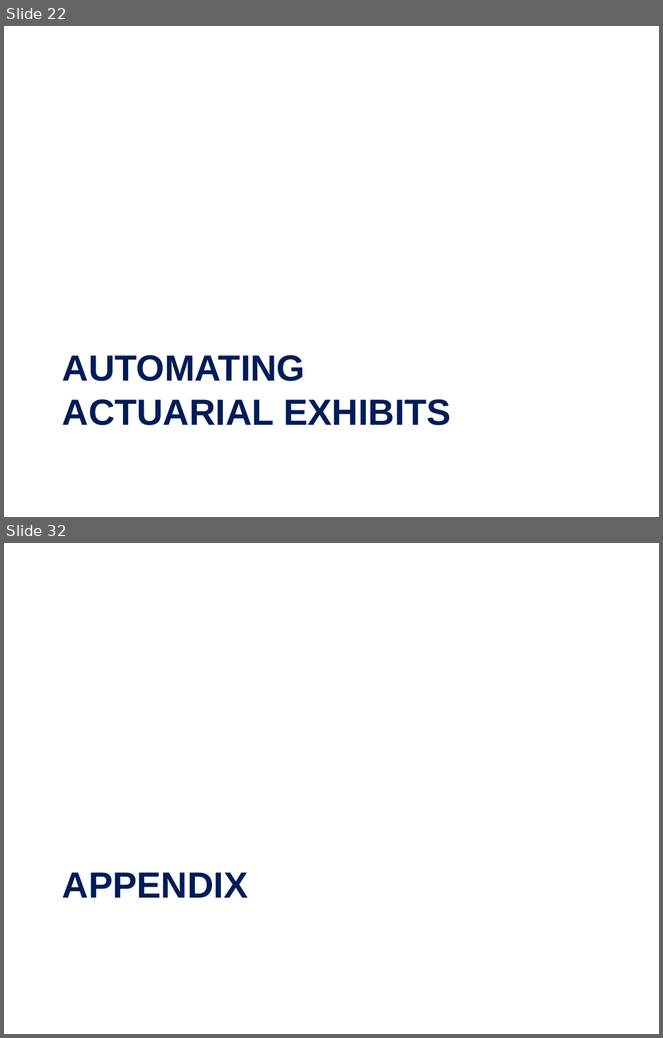
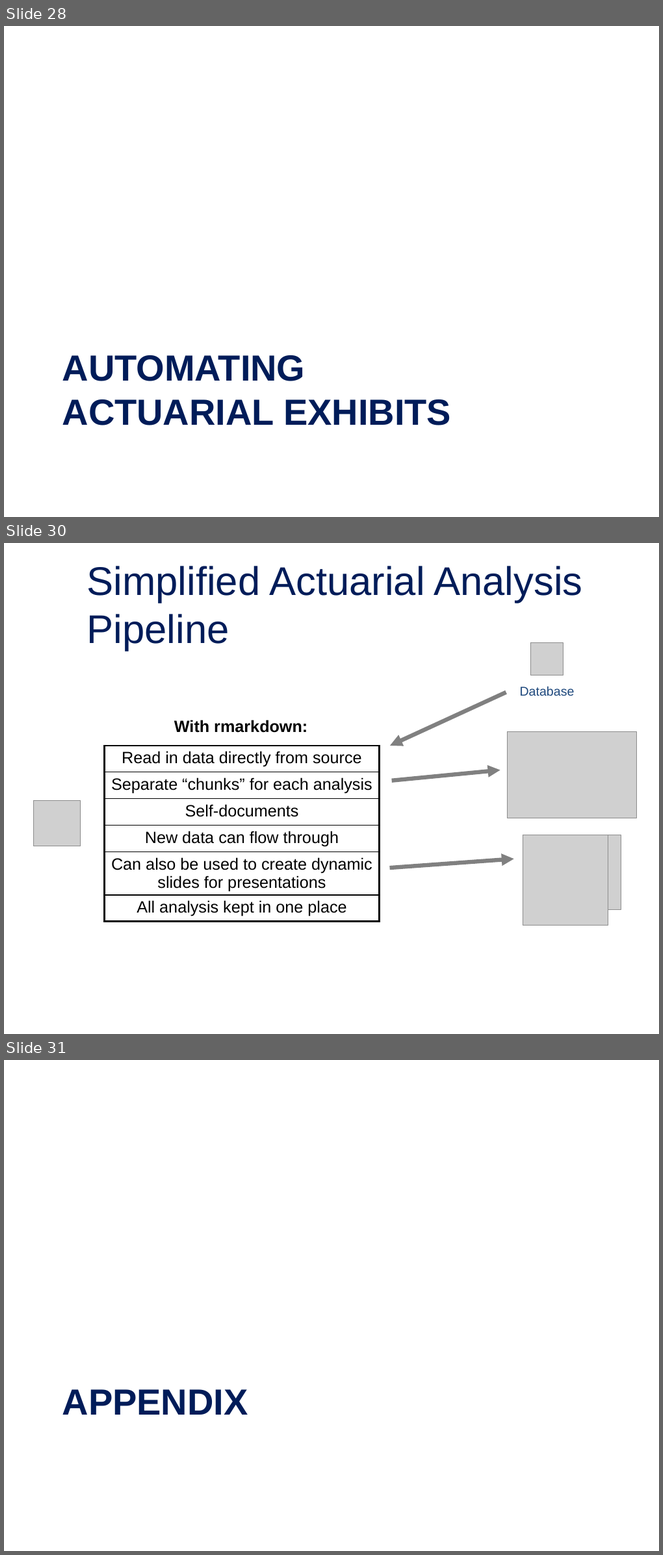
Before and after one commit to jordan-bonner/CAS_Spr23, a slide deck: Presentation Slides/Effective Data Visualization for Actuaries.pptx. Shown one above the other, each under a label of ours: slides 22 and 32 before the commit, slides 28, 30 and 31 after it; the slides between them are not shown. The pictures are 663x1038 and 663x1555 pixels, drawn with LibreOffice and Linux fonts; fonts in the diff are those of the drawing; grey boxes stand for pictures; background and template pictures are left out. Boxes give left, top, right and bottom in pixels: in the first picture for what was removed or moved away, otherwise in the second. Text is boxed around its words. In the diff, an @@ line names an element or a change of style, - is before the commit and + after.

```diff
--- a/Presentation Slides/Effective Data Visualization for Actuaries.pptx
+++ b/Presentation Slides/Effective Data Visualization for Actuaries.pptx
@@ slide 30 added at [4,543,659,1034], background picture (left out) @@
@@ title added at [87,566,582,651], 44 pt, text #001C59 @@
+Simplified Actuarial Analysis Pipeline
@@ picture added at [530,642,564,676] @@
@@ arrow added from (504, 693) to (390, 745), #808080 4.5 pt @@
@@ text added at [520,686,575,696], 14 pt, text #1F497D @@
+Database
@@ text added at [174,720,308,733], 18 pt, text #000000, bold @@
+With rmarkdown:
@@ picture added at [508,732,637,818] @@
@@ table added at [104,745,380,925], 6 rows, 1 columns @@
+Read in data directly from source
+Separate “chunks” for each analysis
+Self-documents
+New data can flow through
+Can also be used to create dynamic slides for presentations
+All analysis kept in one place
@@ arrow added from (394, 781) to (500, 771), #808080 4.5 pt @@
@@ picture added at [33,800,81,847] @@
@@ picture added at [523,835,608,927] @@
@@ picture added at [608,835,622,910] @@
@@ arrow added from (392, 868) to (514, 859), #808080 4.5 pt @@
@@ what was slide 22 is now slide 28 @@
@@ what was slide 32 is now slide 31 @@
```
Also in this commit, not shown: 4 slides changed, 4 other slides added, 6 slides removed, 1 other file.
